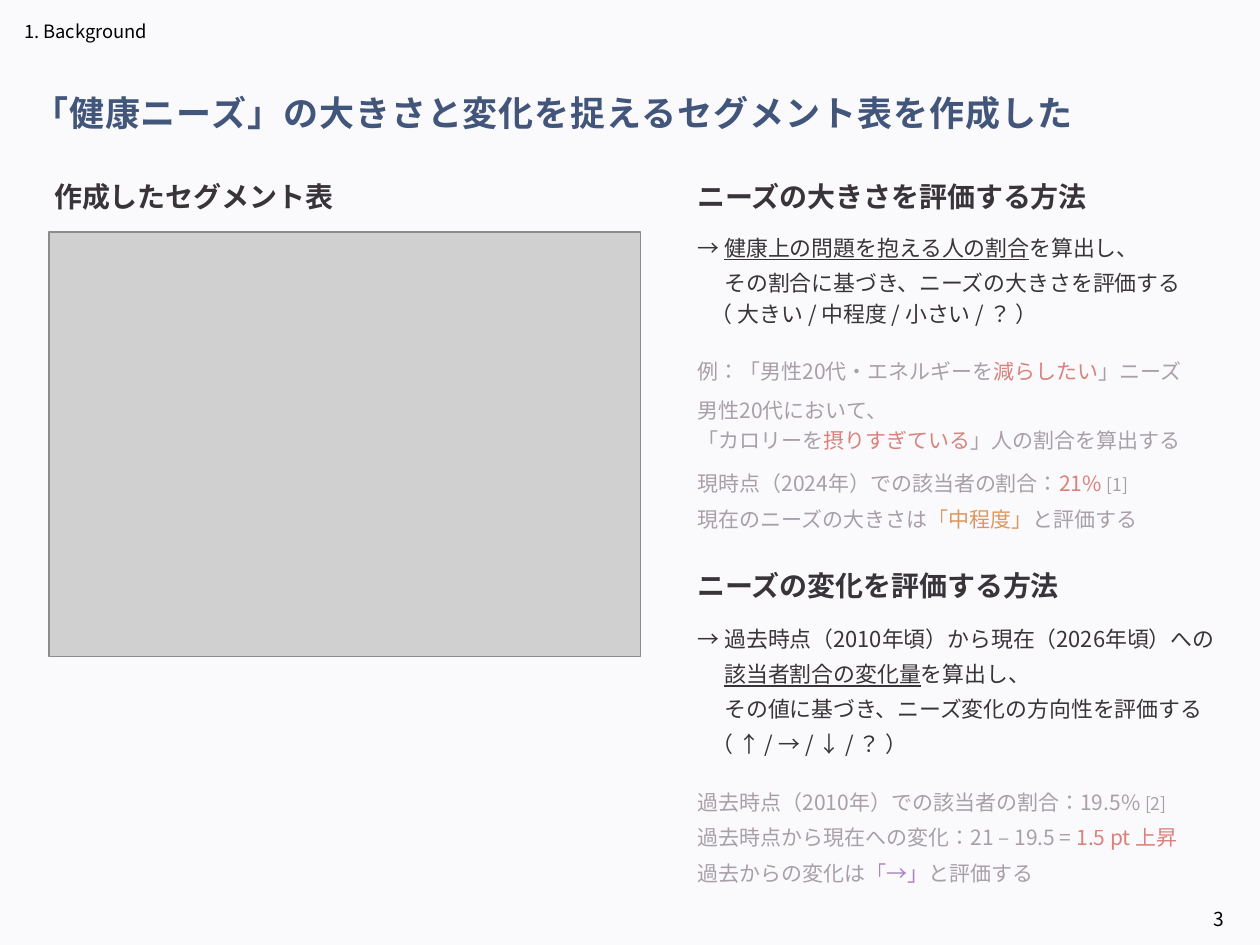
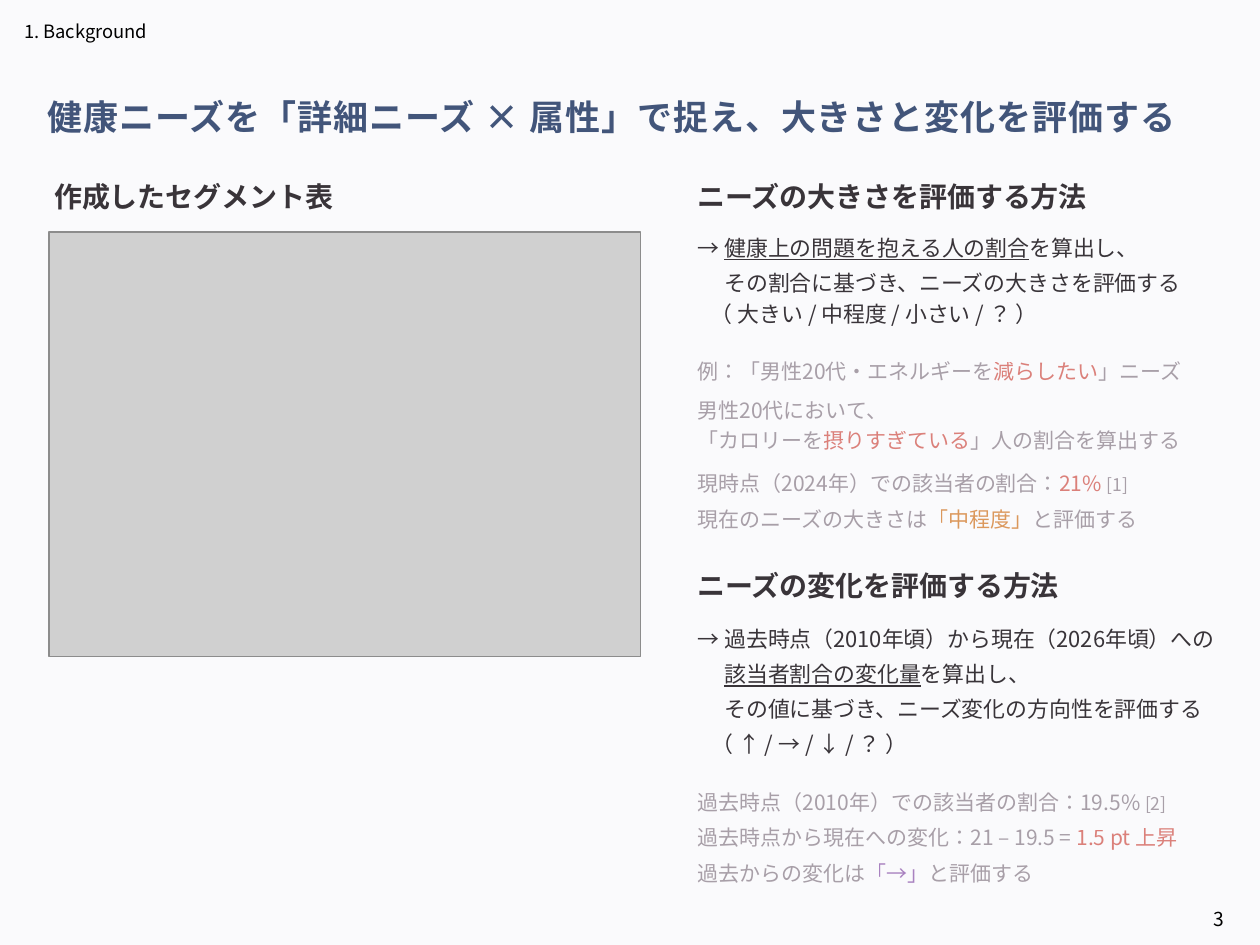
Before and after one commit to aoiseki0415/Accenture_CEO, a slide deck: slide 3 of 提出物一覧/アクセンチュア_中間発表.pptx. Drawn at 1260x945 pixels with LibreOffice and Linux fonts; fonts in the diff are those of the drawing; grey boxes stand for pictures. Boxes give left, top, right and bottom in pixels: in the first picture for what was removed or moved away, otherwise in the second. Text is boxed around its words. In the diff, an @@ line names an element or a change of style, - is before the commit and + after.

```diff
--- a/提出物一覧/アクセンチュア_中間発表.pptx
+++ b/提出物一覧/アクセンチュア_中間発表.pptx
@@ text at (x1=48, y1=100, x2=1175, y2=133): text changed @@
-「健康ニーズ」の大きさと変化を捉えるセグメント表を作成した
+健康ニーズを「詳細ニーズ × 属性」で捉え、大きさと変化を評価する
```
Also in this commit, not shown: 13 other slides changed, 2 slides added, 2 slides removed, 1 other file.
